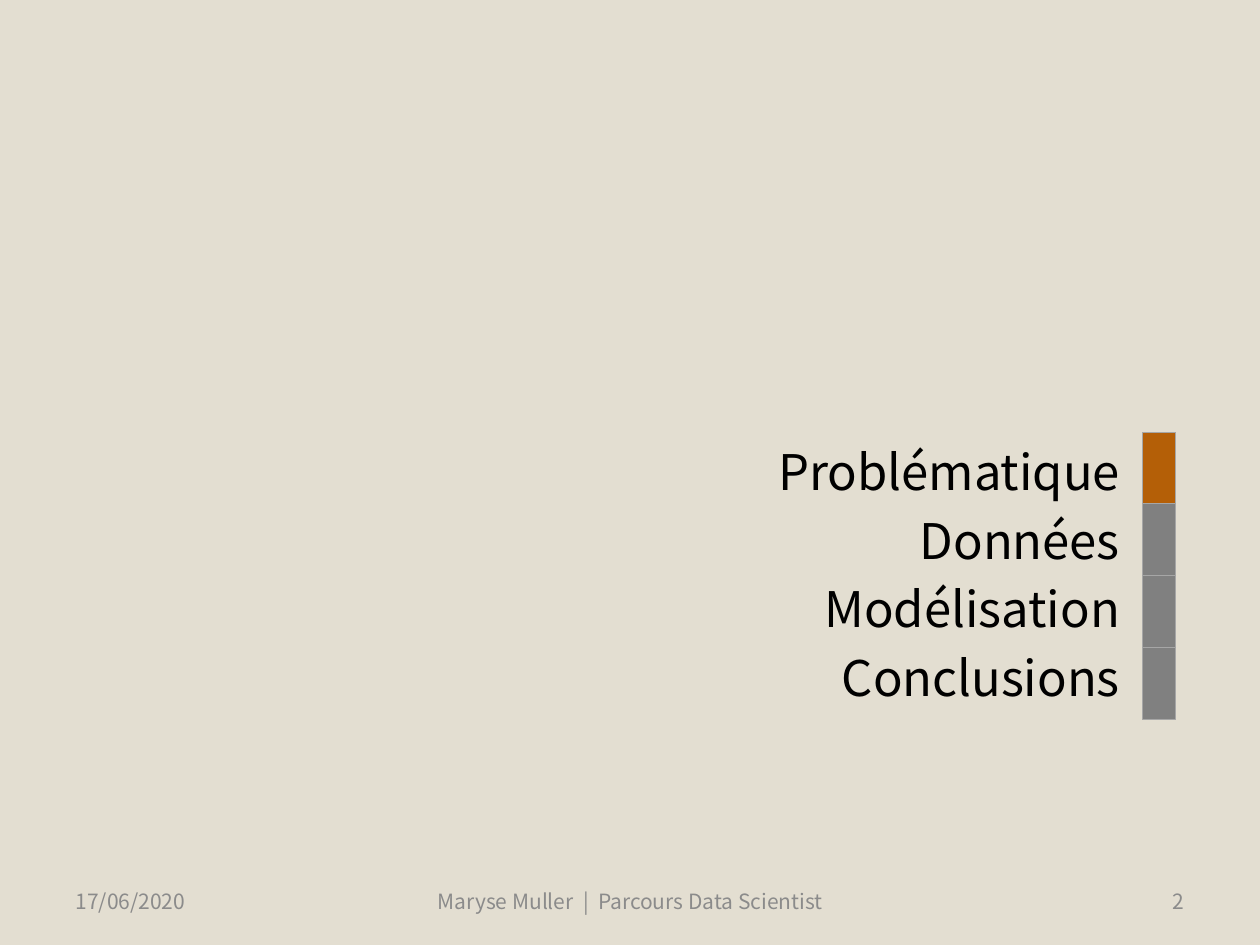
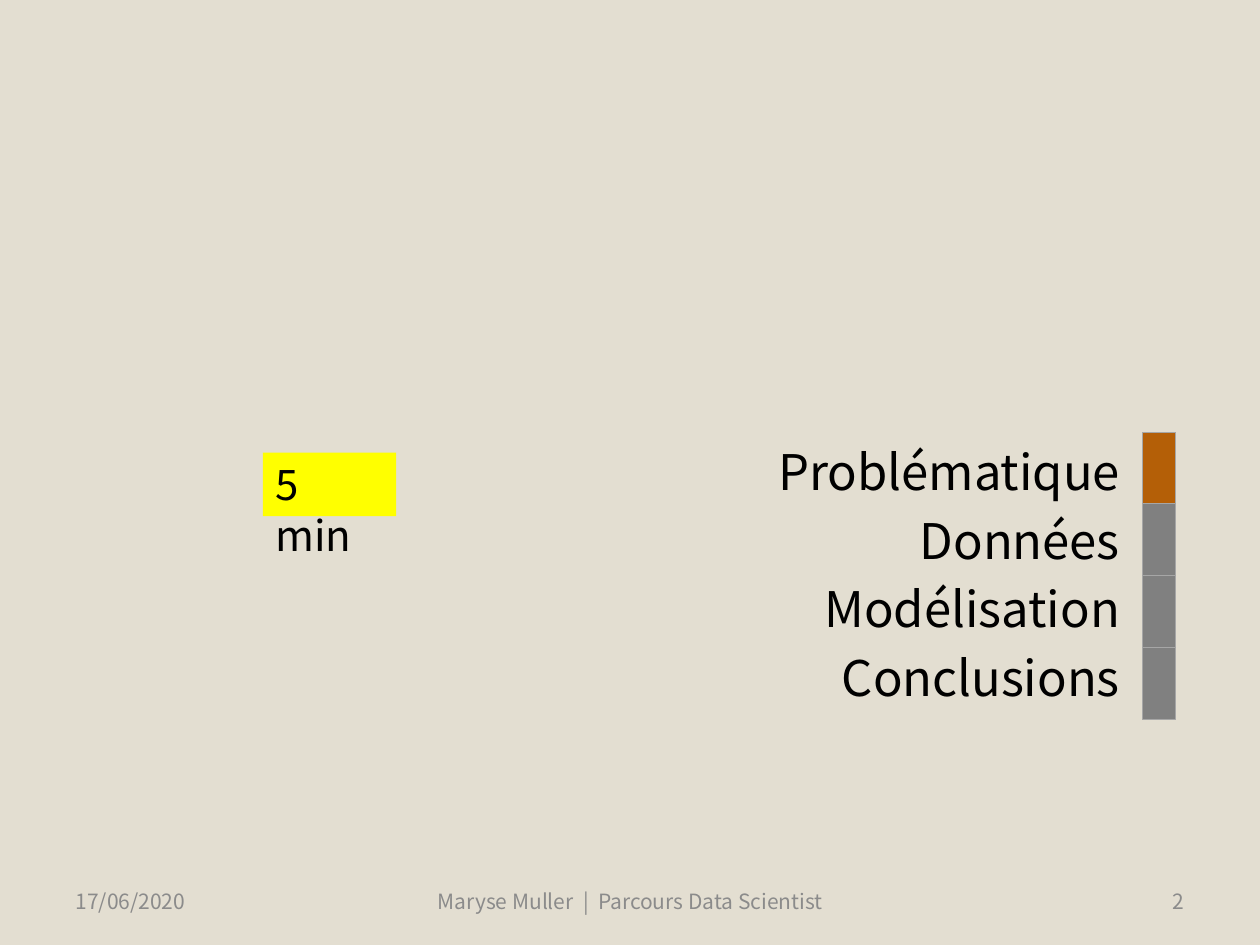
Before and after one commit to SmellyArmure/OC_DS_Project4, a slide deck: slide 2 of PRESENTATION/Projet4.pptx. Drawn at 1260x945 pixels with LibreOffice and Linux fonts; fonts in the diff are those of the drawing. Boxes give left, top, right and bottom in pixels: in the first picture for what was removed or moved away, otherwise in the second. Text is boxed around its words. In the diff, an @@ line names an element or a change of style, - is before the commit and + after.

```diff
--- a/PRESENTATION/Projet4.pptx
+++ b/PRESENTATION/Projet4.pptx
@@ rectangle added at [263,452,397,515], fill #FFFF00, 24 pt, text #000000 @@
+5 min
```
Also in this commit, not shown: 1 other slide changed, 1 slide added, 11 other files.
